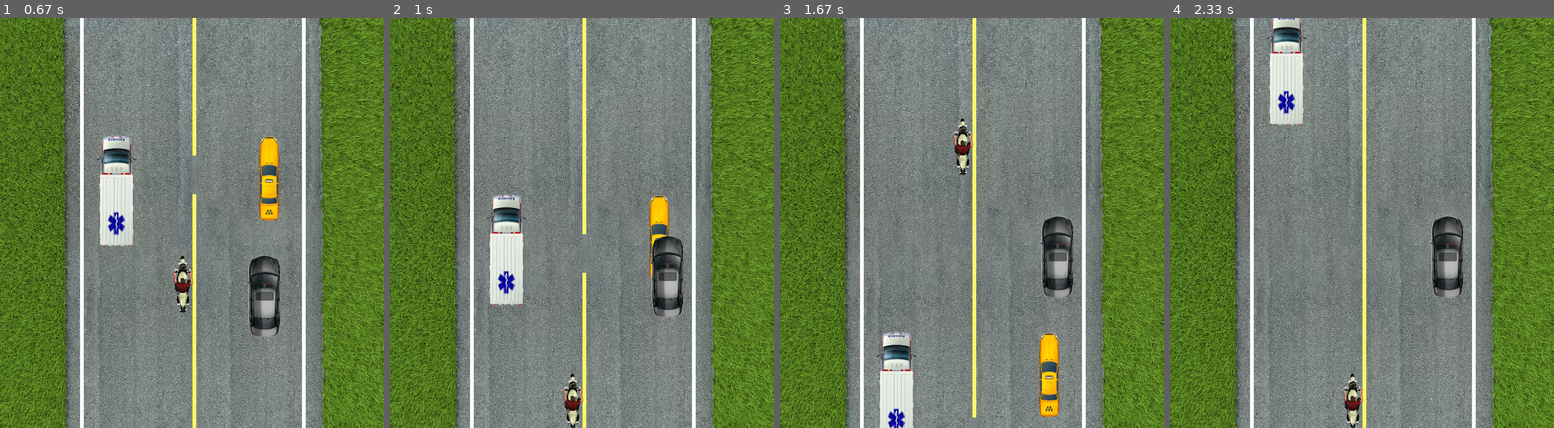
Above: before the commit, frames 1-4 (left to right).
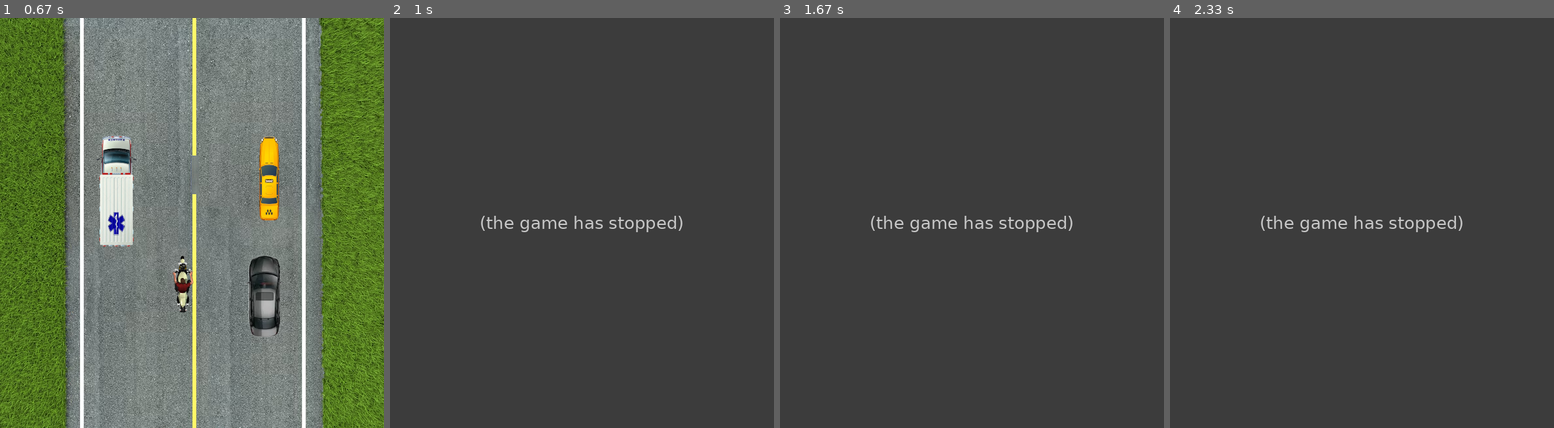
Above: after the commit, the same moments.

Repository: joaovec/trabalho
Game: pygame game, started from import pygame.py
Two runs of this game, one before a commit and one after it. Both use one fixed random seed, a clock stepped at 60 frames per second and the inputs below.
Inputs:
- Up to frame 1 (0.67 s): hold Right from 0.33 s (still down)
- Up to frame 2 (1 s): release Right at 0.8 s; hold Up from 0.83 s (still down)
- Up to frame 3 (1.67 s): release Up at 1.13 s
- Up to frame 4 (2.33 s): no input

Frame 1 is identical in both runs. In frame 2, 99% of the frame differs, in the area x 0-100%, y 0-100%; in frame 3, 99%; in frame 4, 99%.
After the commit the program exited at 0.9 s; later frames show no game.

Commit message:
Add files via upload

Diff:
--- a/import pygame.py
+++ b/import pygame.py
@@ -1,10 +1,15 @@
+import pygame
 
-import pygame
+
 pygame.init()
+
+
+LARGURA_TELA = 587
+ALTURA_TELA = 626
+
+
 x = 293
 y = 350
-
-
 y1 = -50
 y2 = -30
 y3 = -30
@@ -13,8 +18,9 @@
 v = 10
 v1 = -20
 v2 = -15
-v3 =  -30
+v3 = -30
 v4 = -15
+
 
 fundo = pygame.image.load('pista.png.png')
 pista1 = pygame.image.load('movimento.png')
@@ -22,45 +28,102 @@
 moto = pygame.image.load('moto.png')
 carro3 = pygame.image.load('carro3.png')
 carro = pygame.image.load('carro-1.png.png')
-janela = pygame.display.set_mode((587,626))
-pygame.display.set_caption('game')
+
+
+janela = pygame.display.set_mode((LARGURA_TELA, ALTURA_TELA))
+pygame.display.set_caption('Game')
+
+
+carro_rect = pygame.Rect(x + 20, y + 20, carro.get_width() - 40, carro.get_height() - 40)
+carro2_rect = pygame.Rect(100 + 20, y2 + 20, carro2.get_width() - 40, carro2.get_height() - 40)
+moto_rect = pygame.Rect(255 + 20, y3 + 20, moto.get_width() - 40, moto.get_height() - 40)
+carro3_rect = pygame.Rect(370 + 20, y4 + 20, carro3.get_width() - 40, carro3.get_height() - 40)
 
 janela_aberta = True
+
+
+def reposicionar_carros():
+    global y1, y2, y3, y4
+    y1 = -50
+    y2 = -30
+    y3 = -30
+    y4 = -25
+
+
+def verificar_colisao():
+    if carro2_rect.colliderect(carro_rect):
+        print("Colisão com o carro 2 detectada!")
+        return True
+    if moto_rect.colliderect(carro_rect):
+        print("Colisão com a moto detectada!")
+        return True
+    if carro3_rect.colliderect(carro_rect):
+        print("Colisão com o carro 3 detectada!")
+        return True
+    return False
+
+
 while janela_aberta:
     pygame.time.delay(50)
+
+
     for event in pygame.event.get():
         if event.type == pygame.QUIT:
             janela_aberta = False
+
+
     comandos = pygame.key.get_pressed()
     if comandos[pygame.K_UP]:
-        y-= v
+        y -= v
     if comandos[pygame.K_DOWN]:
-        y+= v
+        y += v
     if comandos[pygame.K_RIGHT]:
-        x+= v
+        x += v
     if comandos[pygame.K_LEFT]:
-        x-= v
+        x -= v
+
+
     y1 -= v1
     y2 -= v2
     y3 -= v3
     y4 -= v4
 
-    if(y1 >=900):
 
-        y1 = -50
-    if(y1 >=800):
-        y2 = -20
-    if(y3 >=780):
-        y3 = -30
-    if(y4 >=750):
-        y4 = -25
+    if y1 >= 900:
+        reposicionar_carros()
+    if y2 >= 800:
+        reposicionar_carros()
+    if y3 >= 780:
+        reposicionar_carros()
+    if y4 >= 750:
+        reposicionar_carros()
 
 
-    janela.blit(fundo,(0,0))
-    janela.blit(pista1,(293,y1))
-    janela.blit(carro2,(100,y2))
-    janela.blit(moto,(255,y3))
-    janela.blit(carro3,(370,y4))
-    janela.blit(carro, (x,y))
+    carro_rect.topleft = (x + 20, y + 20)
+    carro2_rect.topleft = (100 + 20, y2 + 20)
+    moto_rect.topleft = (255 + 20, y3 + 20)
+    carro3_rect.topleft = (370 + 20, y4 + 20)
+
+
+    if (carro2_rect.top < ALTURA_TELA and carro2_rect.bottom > 0) and verificar_colisao():
+        janela_aberta = False
+
+    if (moto_rect.top < ALTURA_TELA and moto_rect.bottom > 0) and verificar_colisao():
+        janela_aberta = False
+
+    if (carro3_rect.top < ALTURA_TELA and carro3_rect.bottom > 0) and verificar_colisao():
+        janela_aberta = False
+
+
+    janela.blit(fundo, (0, 0))
+    janela.blit(pista1, (293, y1))
+    janela.blit(carro2, (100, y2))
+    janela.blit(moto, (255, y3))
+    janela.blit(carro3, (370, y4))
+    janela.blit(carro, (x, y))
+
+
     pygame.display.update()
+
+
 pygame.quit()
